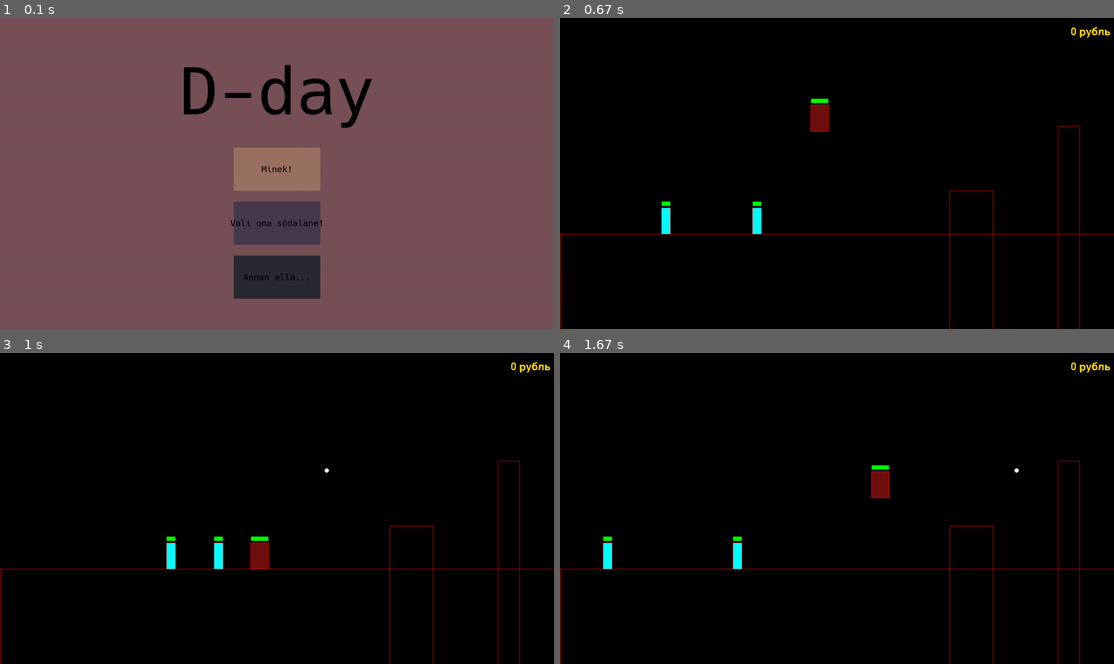
Above: before the commit, frames 1-4 (two rows, left to right).
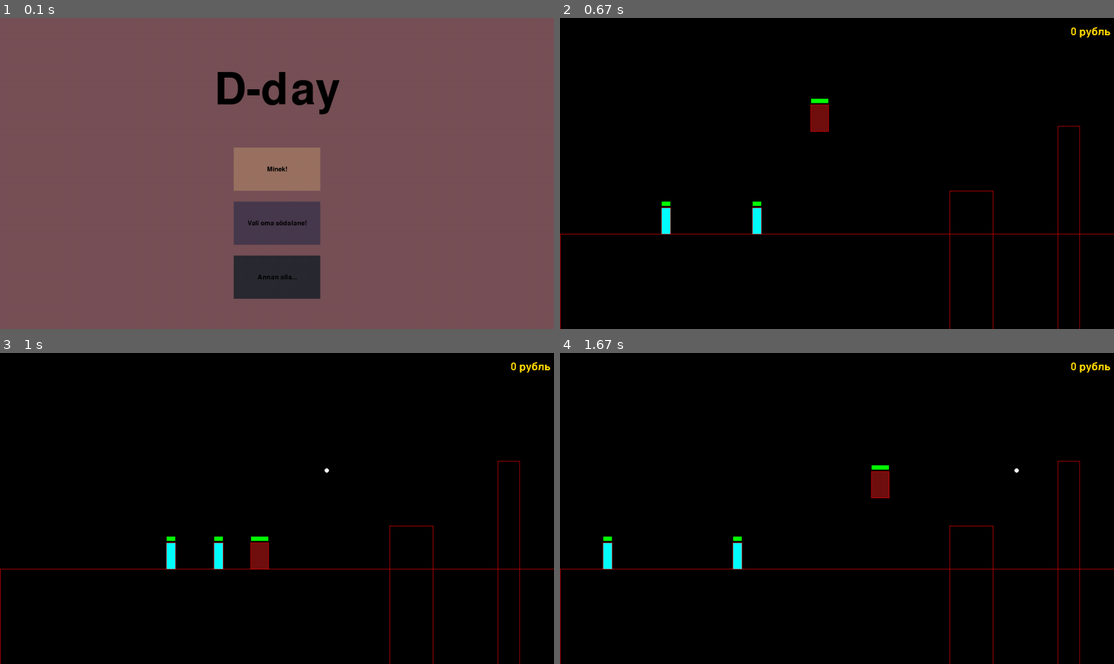
Above: after the commit, the same moments.

Repository: KarupoegPuhh/2020-projekt
Game: pygame game, started from MAIN.py
Same seed, same stepped clock (60 frames per second), same inputs: the game is played once before the commit and once after it.
Inputs (mouse positions are in pixels of both pictures, inside the frame that each line leads up to):
- Up to frame 1 (0.1 s): no input
- Up to frame 2 (0.67 s): click (837, 173) at 0.38 s
- Up to frame 3 (1 s): tap Space at 0.67 s
- Up to frame 4 (1.67 s): hold D 1-1.47 s; tap Space at 1.07, 1.37, 1.57 s; hold W from 1.5 s (still down)

The runs differ from the first frame. In frame 1, 2.4% of the frame differs, in the area x 33-68%, y 15-85%; in frame 2, nothing differs; in frame 3, nothing differs; in frame 4, nothing differs.

Commit message:
Font on muutunud ja teb heli kui vajutad

Diff:
--- a/MAIN.py
+++ b/MAIN.py
@@ -36,6 +36,7 @@
         pg.draw.rect(aken, värv_tuhm, (x, y, laius, kõrgus))
         pg.draw.rect(aken, värv_hele, (x-5, y-5, laius, kõrgus))
         if click[0] == 1 and action != None:
+            nupp_klikk.play()
             action()
     else:
         pg.draw.rect(aken, värv_tuhm, (x, y, laius, kõrgus))
@@ -54,11 +55,11 @@
 
         #Teksdi suurused
         global largeText
-        largeText = pg.font.Font("HACK.ttf", 150)
+        largeText = pg.font.Font("RL.ttf", 150)
         global mediumText
-        mediumText = pg.font.Font("HACK.ttf", 70)
+        mediumText = pg.font.Font("RM.ttf", 70)
         global smallText
-        smallText = pg.font.Font("HACK.ttf", 20)
+        smallText = pg.font.Font("RM.ttf", 22)
 
         TextSurf, TextRect = text_objects("D-day", largeText)
         TextRect.center = ((laius // 2), (170))
--- a/font/OFL.txt
+++ b/OFL.txt
@@ -1,4 +1,4 @@
-Copyright (c) 2010, Kimberly Geswein (kimberlygeswein.com)
+Copyright 2015 The Rubik Project Authors (https://github.com/googlefonts/rubik),
 
 This Font Software is licensed under the SIL Open Font License, Version 1.1.
 This license is copied below, and is also available with a FAQ at:
Binary file removed: 2.ttf
Binary file removed: AD.ttf
Binary file removed: HACK.ttf
Binary file removed: Pixel.ttf
Not shown, added: README.txt
Binary file removed: esimene_korrus.png
Binary file removed: font/ArchitectsDaughter-Regular.ttf
Binary file removed: font/Hack-v3.003-ttf/ttf/Hack-Bold.ttf
Binary file removed: font/Hack-v3.003-ttf/ttf/Hack-BoldItalic.ttf
Binary file removed: font/Hack-v3.003-ttf/ttf/Hack-Italic.ttf
Binary file removed: font/Hack-v3.003-ttf/ttf/Hack-Regular.ttf
Not shown, removed: font/Architects_Daughter.zip
(and 1 more such lines)
